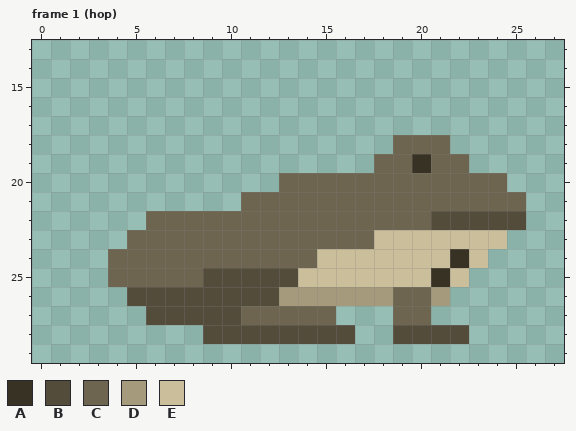
Pixel-art file -- Assets/Animales/sapo_de_cuatro_ojos_del_sur.aseprite. Above is the file before it was changed.
32x32 pixels, 7 frames. Shown: frame 1 (hop): x 0..27, y 13..29. The commit also changed other frames, which this record leaves out.
Palette (. is transparent): A #383224  B #534c3a  C #6d654f  D #a69a7c  E #cbbe9a
And afterwards:
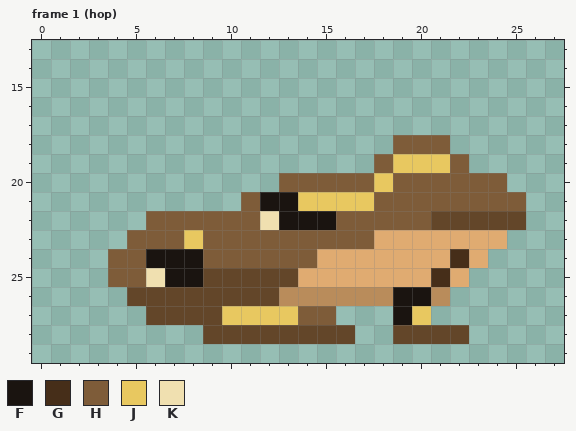
Colours new in this view: F #1a1410  G #462e19  H #7e5c39  J #e8c860  K #f0e0b0
Difference:
@@ palette @@
-B #534c3a
+B #634629
-D #a69a7c
+D #b98c5b
-E #cbbe9a
+E #e0ab71
--- frame 1 (hop), layers "sapo_de_cuatro_ojos_del_sur #3", "sapo_de_cuatro_ojos_del_sur #2", "sapo_de_cuatro_ojos_del_sur"
@@ x 0..27 @@
 17 ............................
-18 ...................CCC......
-19 ..................CCACC.....
-20 .............CCCCCCCCCCCC...
-21 ...........CCCCCCCCCCCCCCC..
-22 ......CCCCCCCCCCCCCCCBBBBB..
-23 .....CCCCCCCCCCCCCEEEEEEE...
-24 ....CCCCCCCCCCCEEEEEEEAE....
-25 ....CCCCCBBBBBEEEEEEEAE.....
-26 .....BBBBBBBBDDDDDDCCD......
-27 ......BBBBBCCCCC...CC.......
+18 ...................HHH......
+19 ..................HJJJH.....
+20 .............HHHHHJHHHHHH...
+21 ...........HFFJJJJHHHHHHHH..
+22 ......HHHHHHKFFFHHHHHBBBBB..
+23 .....HHHJHHHHHHHHHEEEEEEE...
+24 ....HHFFFHHHHHHEEEEEEEGE....
+25 ....HHKFFBBBBBEEEEEEEGE.....
+26 .....BBBBBBBBDDDDDDFFD......
+27 ......BBBBJJJJHH...FJ.......
 28 .........BBBBBBBB..BBBB.....
Pixel boxes of the changes (left, top, right, bottom) in both pictures:
changed: (108, 135, 526, 344)
